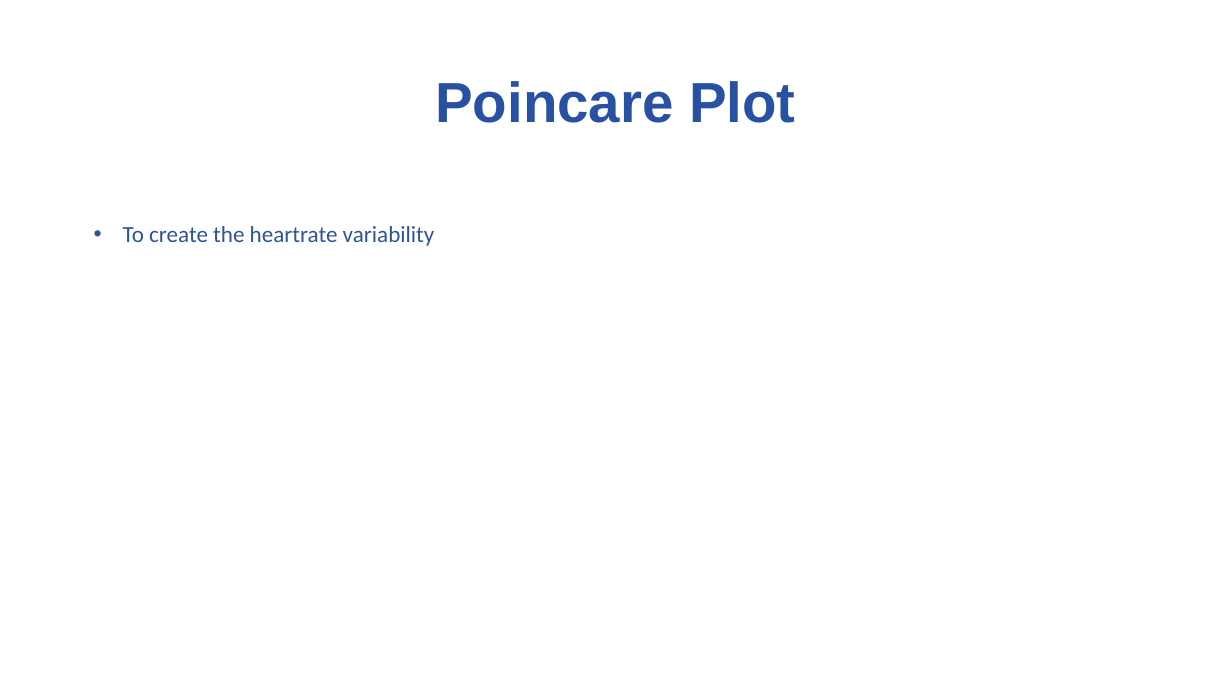
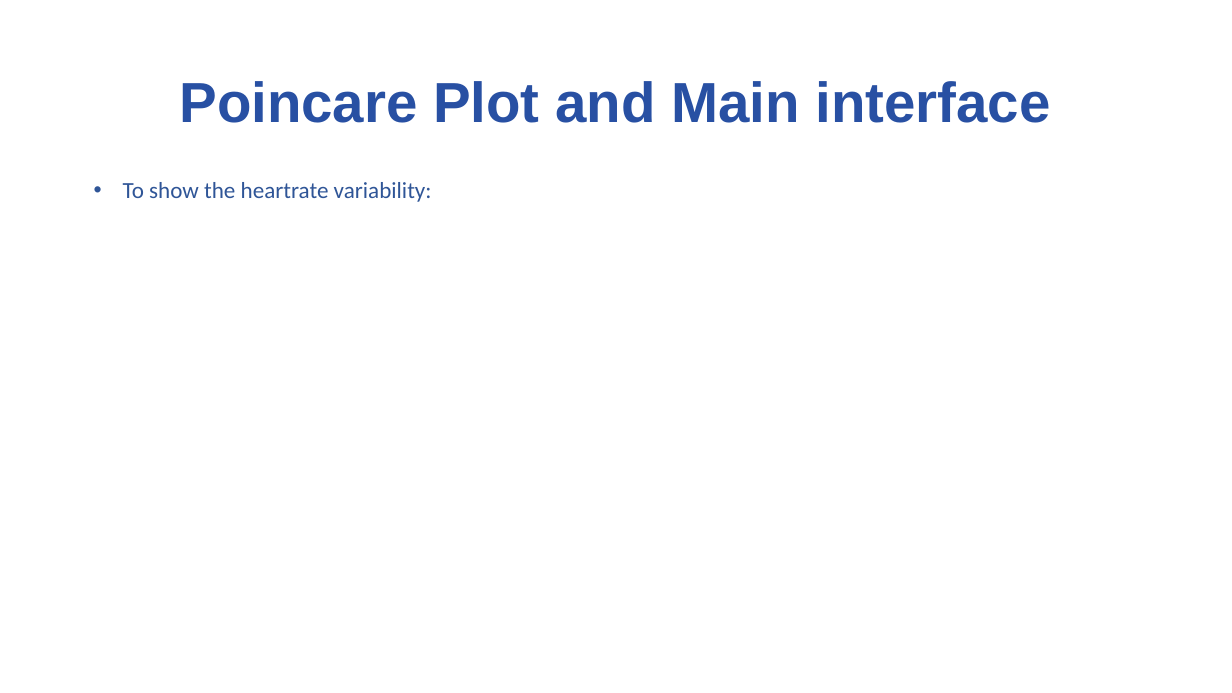
Before and after one commit to ramirez915/BioE-CS-494, a slide deck: slide 4 of Lab 2 ppt.pptx (slide 5 before the commit). Drawn at 1232x693 pixels with LibreOffice and Linux fonts; fonts in the diff are those of the drawing; background and template pictures are left out. Boxes give left, top, right and bottom in pixels: in the first picture for what was removed or moved away, otherwise in the second. Text is boxed around its words. In the diff, an @@ line names an element or a change of style, - is before the commit and + after.

```diff
--- a/Lab 2 ppt.pptx
+++ b/Lab 2 ppt.pptx
@@ title at <box>179,81,1051,123</box>: text changed @@
-Poincare Plot
+Poincare Plot and Main interface
@@ text at <box>123,182,432,202</box>: text changed @@
-• To create the heartrate variability
+• To show the heartrate variability:
```
Also in this commit, not shown: 2 other slides changed, 2 slides added, 2 slides removed.
